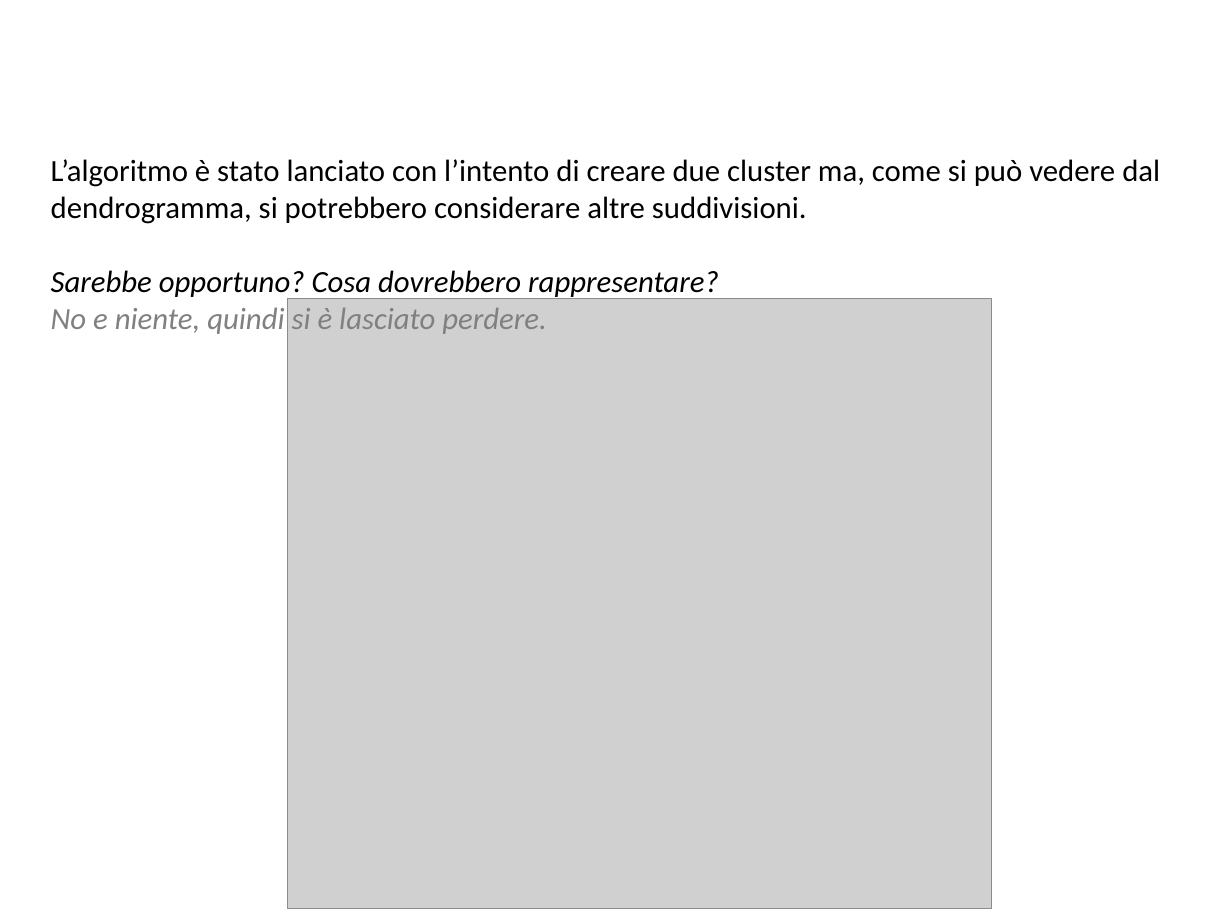
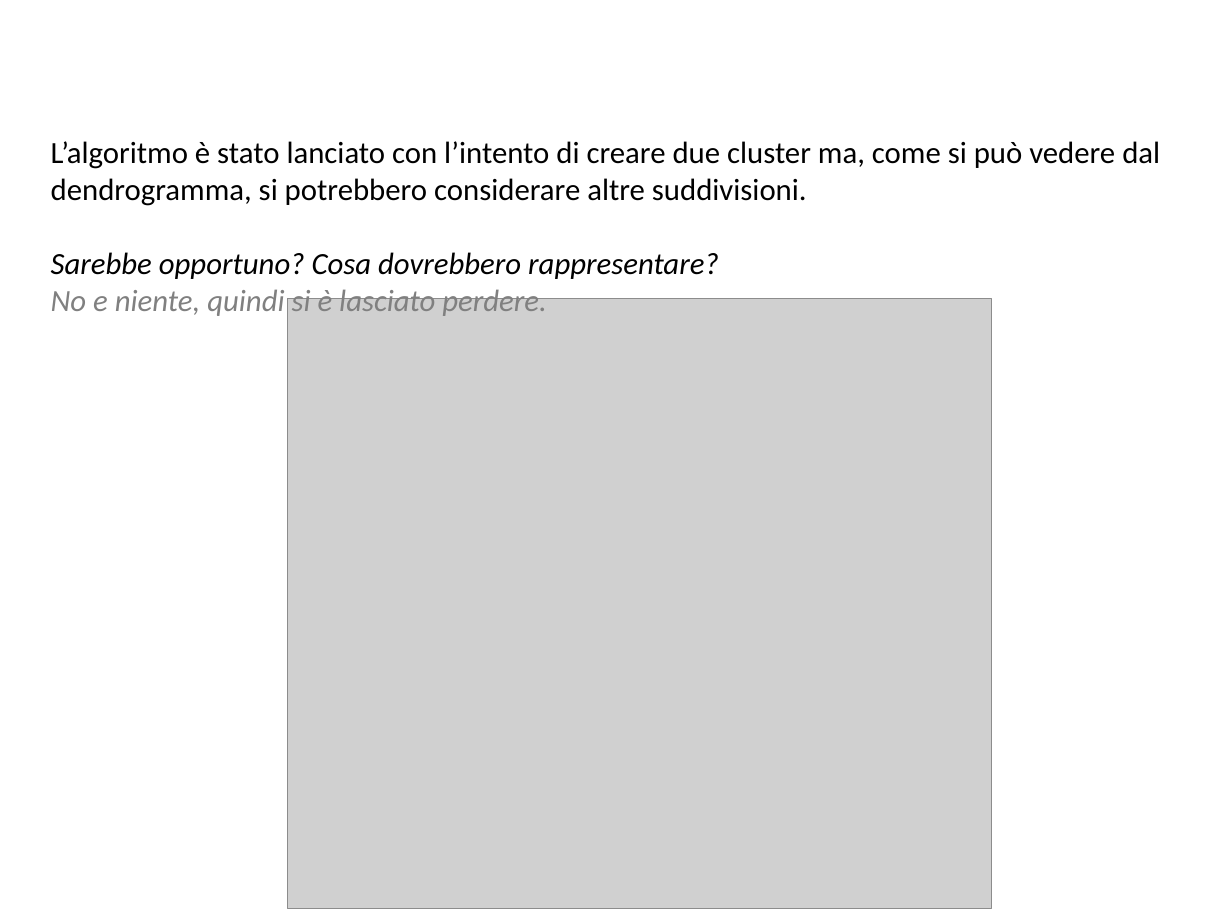
Before and after one commit to BlacknDecker/unifi, a slide deck: slide 58 of relazione.pptx. Drawn at 1232x924 pixels with LibreOffice and Linux fonts; fonts in the diff are those of the drawing; grey boxes stand for pictures; background and template pictures are left out. Boxes give left, top, right and bottom in pixels: in the first picture for what was removed or moved away, otherwise in the second. Text is boxed around its words. In the diff, an @@ line names an element or a change of style, - is before the commit and + after.

Commit message:
Enough clusteringgit add .!

```diff
--- a/relazione.pptx
+++ b/relazione.pptx
@@ text "L’algoritmo è stato lanciato con ...": place and size @@
-text "L’algoritmo è stato lanciato con ..." at <box>51,159,1160,334</box>
+text "L’algoritmo è stato lanciato con ..." at <box>51,141,1160,316</box>
```
Also in this commit, not shown: 5 other slides changed, 6 slides added, 7 other files.
